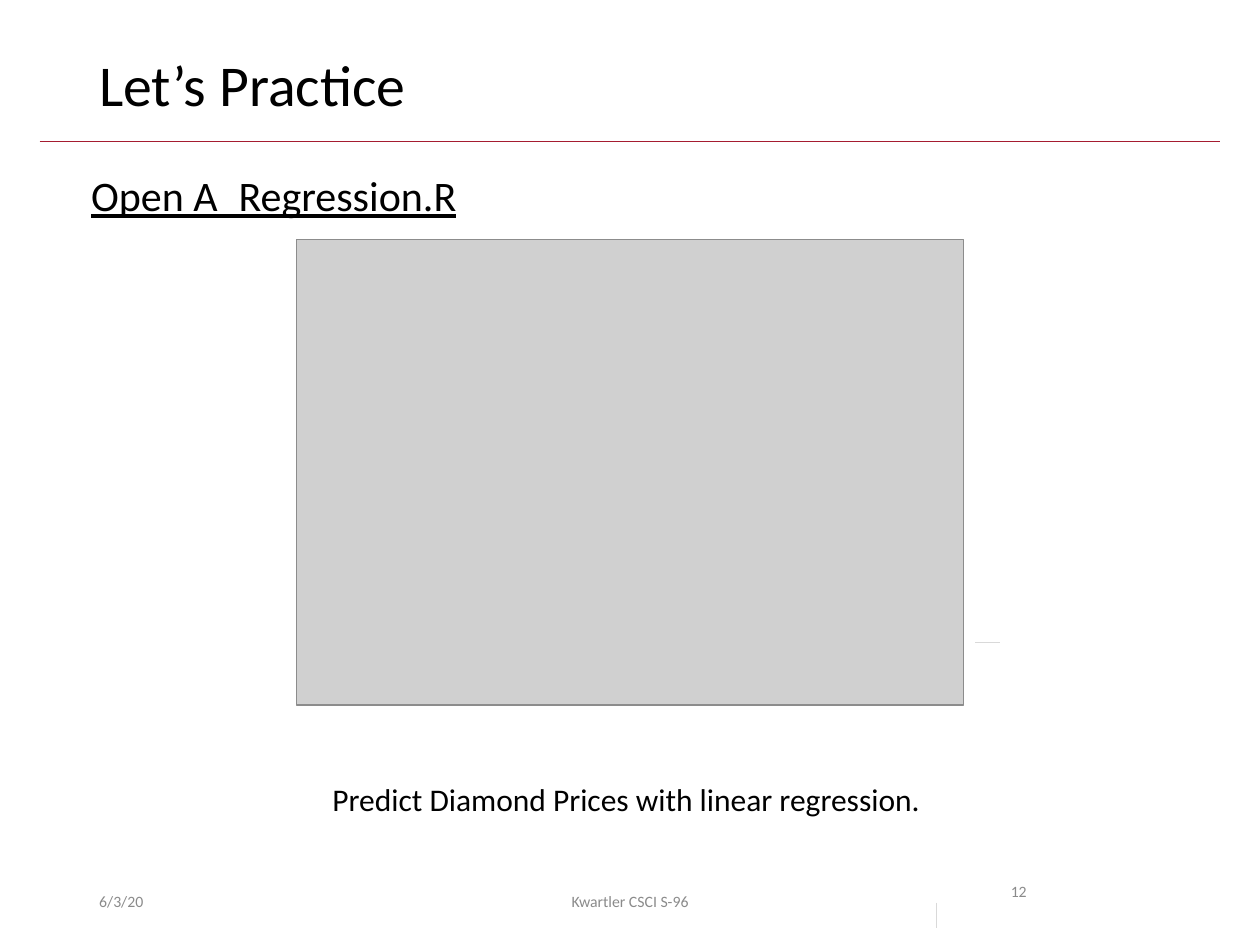
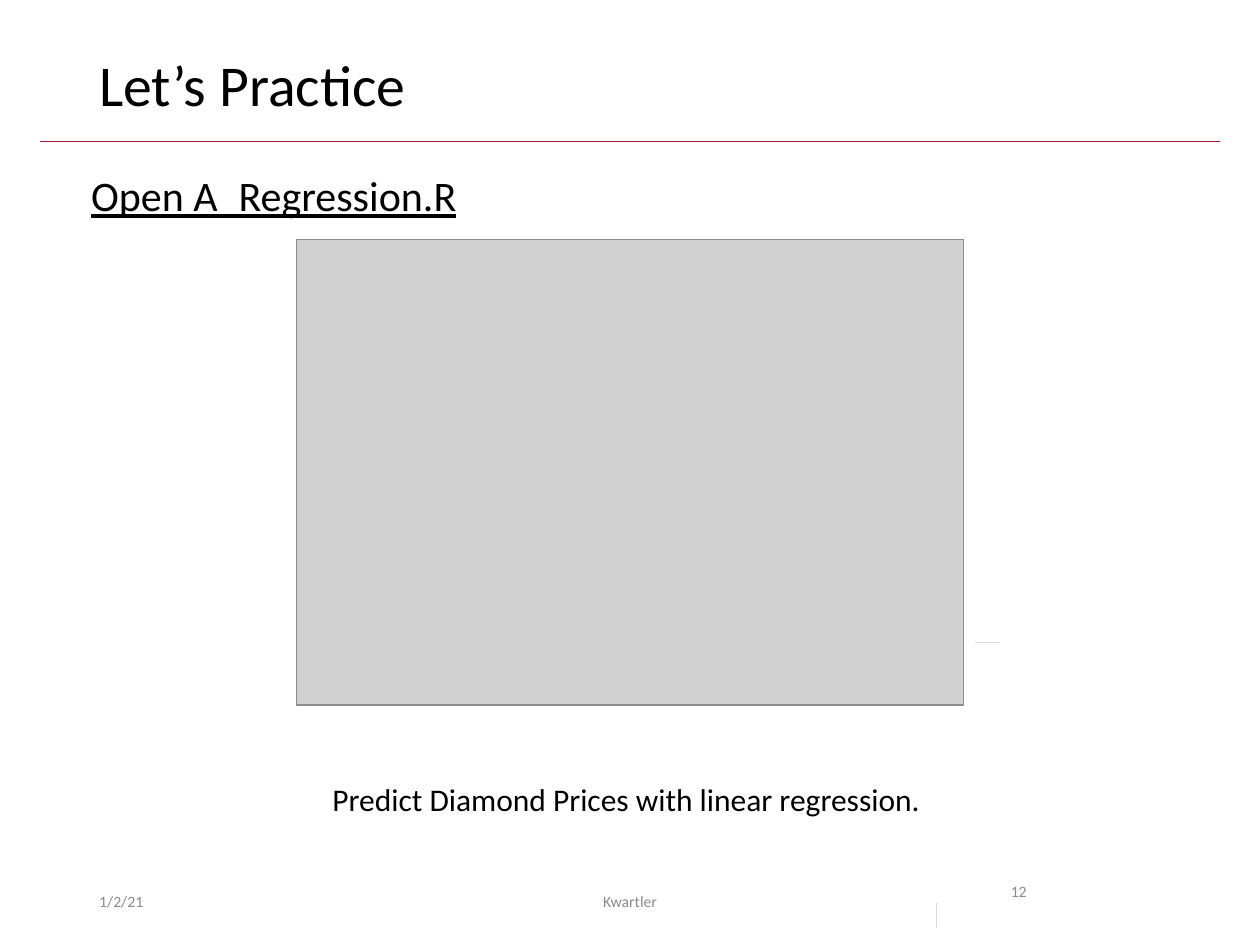
Before and after one commit to kwartler/GSERM_Text_Remote_student, a slide deck: slide 12 of lessons/D_Supervised/Day4_vid1.pptx. Drawn at 1260x945 pixels with LibreOffice and Linux fonts; fonts in the diff are those of the drawing; grey boxes stand for pictures; background and template pictures are left out. Boxes give left, top, right and bottom in pixels: in the first picture for what was removed or moved away, otherwise in the second. Text is boxed around its words. In the diff, an @@ line names an element or a change of style, - is before the commit and + after.

```diff
--- a/lessons/D_Supervised/Day4_vid1.pptx
+++ b/lessons/D_Supervised/Day4_vid1.pptx
@@ text at (x1=99, y1=896, x2=143, y2=908): text changed @@
-6/3/20
+1/2/21
@@ text at (x1=603, y1=896, x2=657, y2=907): text changed @@
-Kwartler CSCI S-96
+Kwartler
```
Also in this commit, not shown: 11 other slides changed, 4 other files.
